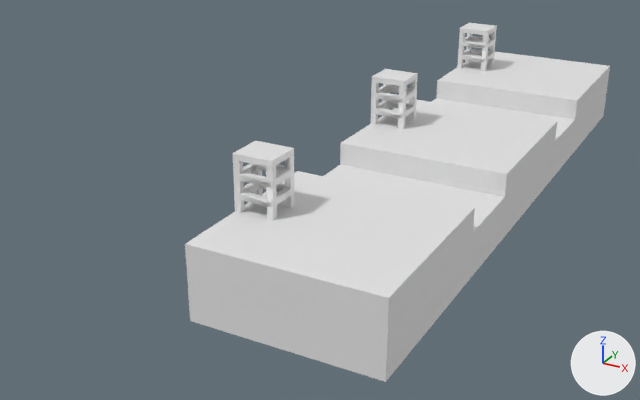
Before and after pictures for a commit that changed the FBX model Assets/Graphics/Models/Level 3/Scene4_Level_3.fbx.
Rendered twice from a 50 mm camera at (95.0, 250.0, 106.0) aimed at (-52.0, 516.0, -26.0). Lighting does not change. The marker at lower right points along +X, +Y and +Z. Vertices at the same position are counted once.
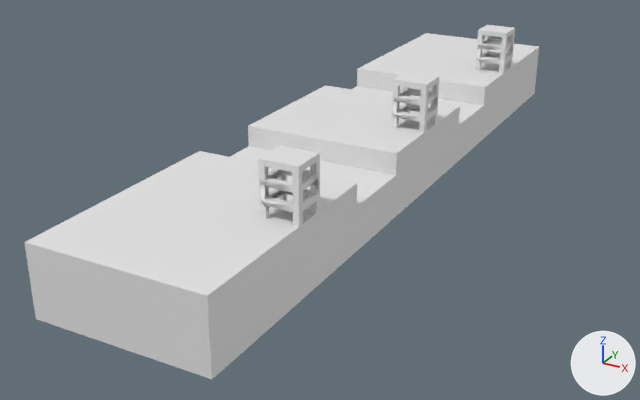
Pixel boxes (x1, y1, x2, y2) of what changed, in the pictures (640 x 400 px; the box of a moved part takes in the faces that stretch with it):
'Cube.025', reshaped, moved, turned, rescaled: before (185, 52, 610, 382); after (24, 33, 539, 379)
'Cube.026', moved, turned, rescaled: before (233, 141, 295, 220); after (258, 145, 320, 227)
'Cube.027', moved, turned, rescaled: before (371, 69, 418, 129); after (391, 72, 439, 133)
'Cube.028', moved, turned, rescaled: before (457, 23, 497, 71); after (475, 25, 515, 73)
part 1 of me_cube_015, moved or reshaped: before (185, 171, 475, 382); after (24, 151, 357, 379)
part 2 of me_cube_015, moved or reshaped: before (439, 52, 610, 155); after (358, 33, 539, 141)

The edits, one by one:
me_cube_015 has 48 vertices, 46 faces and spans x -40.0..20.0, y -1.0..239.0, z -6.0..0.0.
me_cube_015 is used by ob_cube_025; location (0.0, 421.0, -1.0); scale (1.0, 1.0, 4.0).
Before the commit, vertices of me_cube_015: 0 (-40.0, -1.0, -2.0) at pixel (186, 270), 1 (-40.0, -1.0, 0.0) at pixel (184, 243), 4 (20.0, -1.0, -2.0) at pixel (387, 326), 5 (20.0, -1.0, 0.0) at pixel (388, 297), 9 (-40.0, -1.0, -4.0) at pixel (188, 295).
Before the commit, vertices of me_cube_015: 11 (20.0, -1.0, -4.0) at pixel (386, 354), 13 (-40.0, -1.0, -6.0) at pixel (190, 320), 15 (20.0, -1.0, -6.0) at pixel (385, 381).
Before the commit, vertices of me_cube_015: 38 (20.0, 239.0, -2.0) at pixel (607, 82), 39 (-40.0, 239.0, -2.0), 40 (20.0, 239.0, -4.0) at pixel (605, 99), 41 (-40.0, 239.0, -4.0), 42 (20.0, 239.0, -6.0) at pixel (603, 116).
Before the commit, vertices of me_cube_015: 43 (-40.0, 239.0, -6.0), 46 (20.0, 239.0, 0.0) at pixel (610, 65), 47 (-40.0, 239.0, 0.0).
Part 1, on me_cube_015:
Vertices 0, 1, 4, 5, 9, 11, 13, 15 of me_cube_015 move by (0.0, -20.0, 0.0).
Part 2, on me_cube_015:
Vertices 38 to 43, 46, 47 of me_cube_015 move by (0.0, 20.0, 0.0).
Object 'Cube.027' (ob_cube_027) moves from (-39.0, 535.0, 17.0) to (-19.5, 535.0, 17.0).
Object 'Cube.027' (ob_cube_027) turns from (0, 0, 0) to (-180, 0, 0) degrees about x, y and z.
Object 'Cube.027' (ob_cube_027) is rescaled from (1.0, 1.0, 4.0) to (-1.0, -1.0, -4.0).
Object 'Cube.025' (ob_cube_025) moves from (0.0, 421.0, -1.0) to (-58.5, 421.0, -1.0).
Object 'Cube.025' (ob_cube_025) turns from (0, 0, 0) to (-180, 0, 0) degrees about x, y and z.
Object 'Cube.025' (ob_cube_025) is rescaled from (1.0, 1.0, 4.0) to (-1.0, -1.0, -4.0).
Object 'Cube.026' (ob_cube_026) moves from (-39.0, 445.0, 17.0) to (-19.5, 445.0, 17.0).
Object 'Cube.026' (ob_cube_026) turns from (0, 0, 0) to (-180, 0, 0) degrees about x, y and z.
Object 'Cube.026' (ob_cube_026) is rescaled from (1.0, 1.0, 4.0) to (-1.0, -1.0, -4.0).
Object 'Cube.028' (ob_cube_028) moves from (-39.0, 625.0, 17.0) to (-19.5, 625.0, 17.0).
Object 'Cube.028' (ob_cube_028) turns from (0, 0, 0) to (-180, 0, 0) degrees about x, y and z.
Object 'Cube.028' (ob_cube_028) is rescaled from (1.0, 1.0, 4.0) to (-1.0, -1.0, -4.0).
